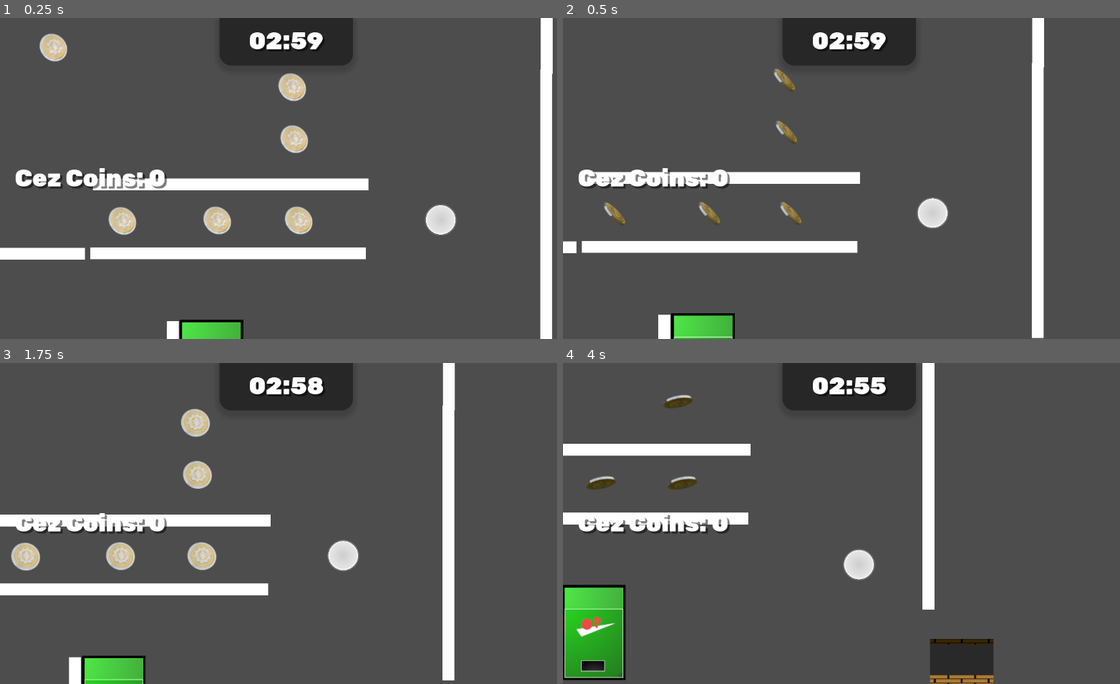
Above: before the commit, frames 1-4 (two rows, left to right).
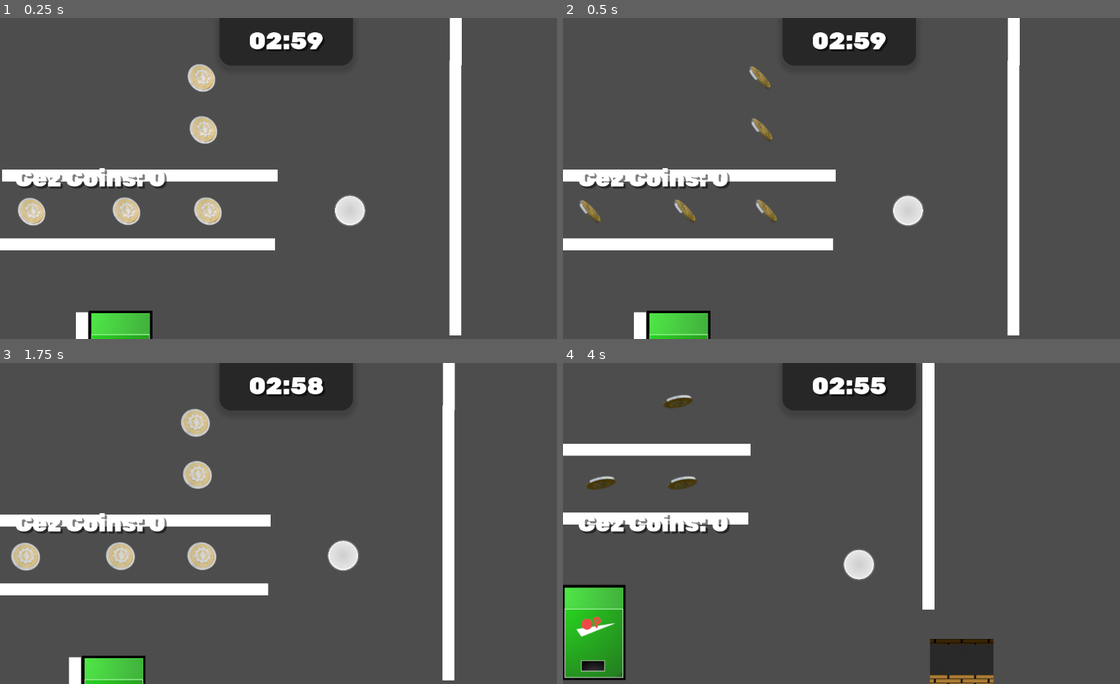
Above: after the commit, the same moments.

Repository: Moderrek/project-ricochet
Game: Godot game, scene res://scenes/levels/level_test.tscn
Two runs of this game, one before a commit and one after it. Both use one fixed random seed, a clock stepped at 60 frames per second and the inputs below. This scene is started directly instead of the project's main scene.
Inputs (mouse positions are in pixels of both pictures, inside the frame that each line leads up to):
- Up to frame 1 (0.25 s): no input
- Up to frame 2 (0.5 s): no input
- Up to frame 3 (1.75 s): move the mouse to (256, 587) at 0.52 s; click (256, 587) at 0.67 s; drag from (456, 571) to (194, 423) at 1.27 s
- Up to frame 4 (4 s): move the mouse to (679, 475) at 2.02 s; click (679, 475) at 2.17 s; drag from (874, 523) to (763, 475) at 2.77 s; move the mouse to (763, 443) at 3.52 s; click (763, 443) at 3.67 s

The runs differ from the first frame. In frame 1, 17% of the frame differs, in the area x 0-100%, y 0-100%; in frame 2, 9.5%; in frame 3, less than 0.1%; in frame 4, less than 0.1%.

Commit message:
refactor(game_manager): reworked game timer and level switching

Diff:
--- a/autoloads/game_manager.gd
+++ b/autoloads/game_manager.gd
@@ -1,4 +1,8 @@
 extends Node
+
+# Exports
+@export var time_limit: float = 180.0 # 3 minutes
+@export var levels_data: Array[LevelData] = []
 
 # Signals
 signal time_out
@@ -7,18 +11,16 @@
 signal camera_shake_request(strength: float)
 
 # Game State
+var is_game_running: bool = false
 var cez_coins: int = 0
 var boost_level: float = 0.0
 var max_boost: float = 100.0
 var boost_drain_rate: float = 10.0 # per s
-
-var time_left: float = 180.0
+var time_left: float = 0.0
 var is_timer_active: bool = false
+var current_level_index: int = 0
 
 var player_scene: PackedScene = preload("res://scenes/entities/player/player.tscn")
-
-@export var levels_data: Array[LevelData] = []
-var current_level_index: int = 0
 
 func get_current_level_data() -> LevelData:
 	if current_level_index < levels_data.size():
@@ -32,33 +34,69 @@
 
 	return player_scene.instantiate()
 
+func _init_run_state() -> void:
+	cez_coins = 0
+	time_left = time_limit
+	is_game_running = true
+	is_timer_active = false
+	print("Initialized Game State")
+
 func start_game():
+	print("Starting game...")
+	_init_run_state()
 	current_level_index = 0
-	cez_coins = 0
-	time_left = 180.0
 
 	var first_level = get_current_level_data()
 	if first_level:
-		SceneChanger.change_scene_smooth(first_level.scene_path)
+		_change_level(first_level)
 	else:
 		push_error("Levels are not configured in GameManager")
+
+func start_test_scene(scene_path: String) -> LevelData:
+	if is_game_running: return
+	_init_run_state()
+
+	for i in range(levels_data.size()):
+		var data: LevelData = levels_data[i]
+		if not data:
+			continue
+
+		var target_path = data.scene_path
+		if target_path.begins_with("uid://"):
+			var uid_int = ResourceUID.text_to_id(target_path)
+			target_path = ResourceUID.get_id_path(uid_int)
+
+		if target_path == scene_path:
+			current_level_index = i
+			return data
+
+	push_warning("Testing scene is not in GameManager. Using default settings.")
+
+	var fallback = LevelData.new()
+	fallback.requires_player = true
+	fallback.has_timer = true
+	return fallback
 
 func load_next_level():
 	current_level_index += 1
 	var next_level = get_current_level_data()
+	_change_level(next_level)
 
-	if next_level:
-		SceneChanger.change_scene_smooth(next_level.scene_path)
-	else:
+func _change_level(level: LevelData) -> void:
+	if level == null:
 		SceneChanger.change_scene_smooth("res://scenes/menus/end_screen.tscn")
+		is_game_running = false
+		return
+	SceneChanger.change_scene_smooth(level.scene_path)
 
 func _process(delta):
 	# Timer drain
-	if is_timer_active:
+	if is_timer_active && is_game_running:
 		time_left -= delta
 		if time_left <= 0:
 			time_left = 0
 			is_timer_active = false
+			is_game_running = false
 			time_out.emit()
 			SceneChanger.change_scene_smooth("res://scenes/menus/end_screen.tscn")
 
@@ -69,10 +107,6 @@
 			boost_level = 0
 		boost_changed.emit(boost_level)
 
-func start_timer():
-	time_left = 180.0
-	is_timer_active = true
-
 func add_coins(amount: int):
 	cez_coins += amount
 	coins_changed.emit(cez_coins)
--- a/scenes/levels/base_level.gd
+++ b/scenes/levels/base_level.gd
@@ -15,20 +15,40 @@
 var shake_decay: float = 5.0
 
 func _ready():
+	var level_data: LevelData
+
+	if not GameManager.is_game_running:
+		# F6
+		print("Detected Level Testing mode")
+		level_data = GameManager.start_test_scene(scene_file_path)
+	else:
+		# Normal
+		level_data = GameManager.get_current_level_data()
+
+	var requires_player = true
+	var has_timer = true
+
+	if level_data:
+		requires_player = level_data.requires_player
+		has_timer = level_data.has_timer
+
+	GameManager.is_timer_active = has_timer
+
 	if is_cinematic_mode:
 		if has_node("LevelCamera"):
 			$LevelCamera.enabled = false
 			$HUD.visible = false
 		return
-	_spawn_player()
+	if requires_player:
+		_spawn_player()
 
 func _spawn_player():
 	player = GameManager.create_player()
 	$Entities.add_child(player)
 	player.set_deferred("global_position", player_spawn.global_position)
+
 	level_camera.global_position = player_spawn.global_position
-
-	GameManager.start_timer()
+	level_camera.reset_smoothing()
 
 func _physics_process(_delta: float):
 	if player:
--- a/scenes/menus/main_menu.gd
+++ b/scenes/menus/main_menu.gd
@@ -25,7 +25,7 @@
 	coin_amount_label.text = str(SaveManager.total_coins)
 
 func _on_play_pressed() -> void:
-	SceneChanger.change_scene_smooth("res://scenes/levels/level_0.tscn")
+	GameManager.start_game()
 
 func _on_lockers_pressed() -> void:
 	print("Moduł szafek jeszcze w budowie.")
--- a/scenes/ui/hud.gd
+++ b/scenes/ui/hud.gd
@@ -41,7 +41,7 @@
 		else:
 			time_label.modulate = Color.WHITE
 	else:
-		if _last_displayed_seconds != -1:
+		if time_label.text != "--:--":
 			time_label.text = "--:--"
 			time_label.modulate = Color.WHITE
 			_last_displayed_seconds = -1
--- a/scenes/ui/hud.tscn
+++ b/scenes/ui/hud.tscn
@@ -73,7 +73,7 @@
 theme_override_constants/shadow_offset_y = 4
 theme_override_fonts/font = ExtResource("2_hqnrr")
 theme_override_font_sizes/font_size = 48
-text = "03:12"
+text = "--:--"
 
 [node name="BoostBar" type="ProgressBar" parent="." unique_id=1359085032]
 anchors_preset = 2
